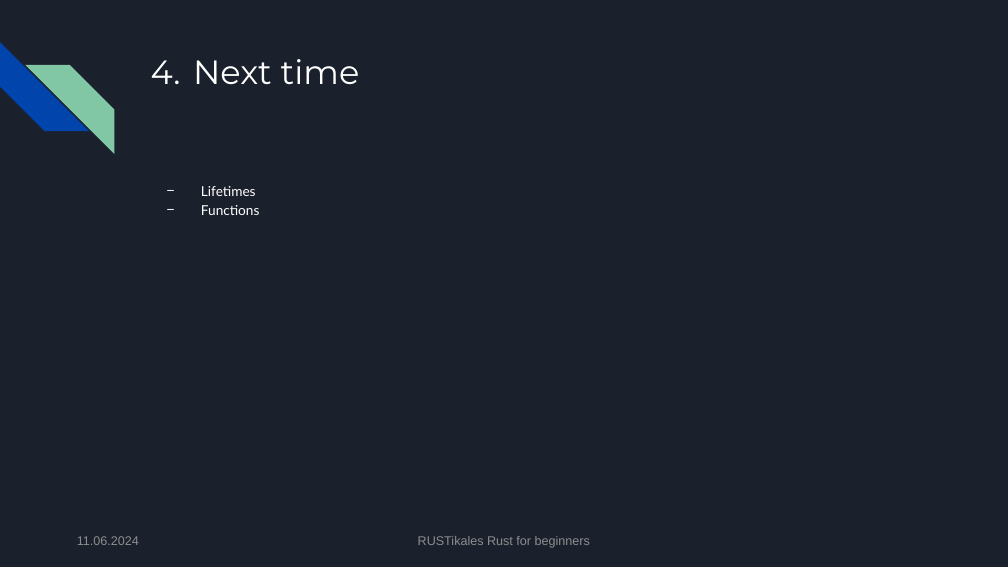
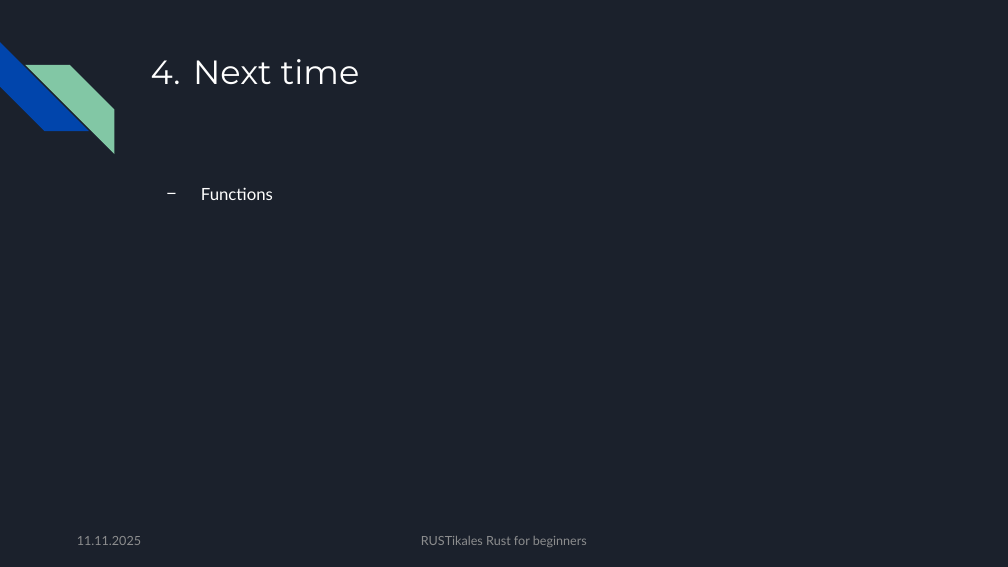
Before and after one commit to pfhaupt/progkurs, a slide deck: slide 166 of rust-beginner/05 - Ownership and Borrow Checker/05 - original.pptx (slide 148 before the commit). Drawn at 1008x567 pixels with LibreOffice and Linux fonts; fonts in the diff are those of the drawing. Boxes give left, top, right and bottom in pixels: in the first picture for what was removed or moved away, otherwise in the second. Text is boxed around its words. In the diff, an @@ line names an element or a change of style, - is before the commit and + after.

Commit message:
[R-B-05] Update slides
- Move Lifetime chapter from R-B-06 to here
  - This means that R-B-07 may have to be merged into R-B-06
- Increase font size
- Unite text font

```diff
--- a/rust-beginner/05 - Ownership and Borrow Checker/05 - original.pptx
+++ b/rust-beginner/05 - Ownership and Borrow Checker/05 - original.pptx
@@ text "Functions" at bbox=[201, 187, 273, 200]: size 13 to 16 pt @@
@@ text at bbox=[201, 186, 256, 196]: paragraph removed @@
-− Lifetimes
@@ text at bbox=[77, 536, 141, 545]: text changed; font Arial to Lato @@
-11.06.2024
+11.11.2025
@@ text "RUSTikales Rust for beginners" at bbox=[421, 536, 587, 547]: font Arial to Lato @@
```
Also in this commit, not shown: 145 other slides changed, 19 slides added, 1 slide removed, 1 other file.
